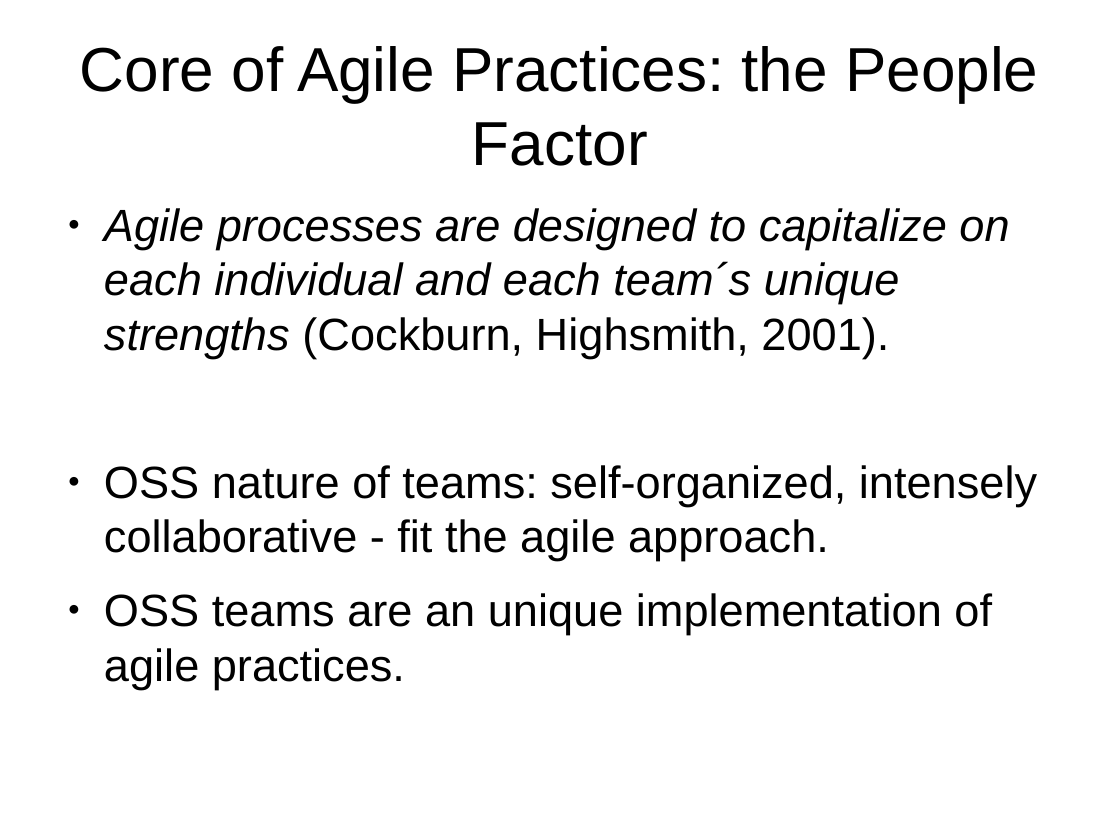
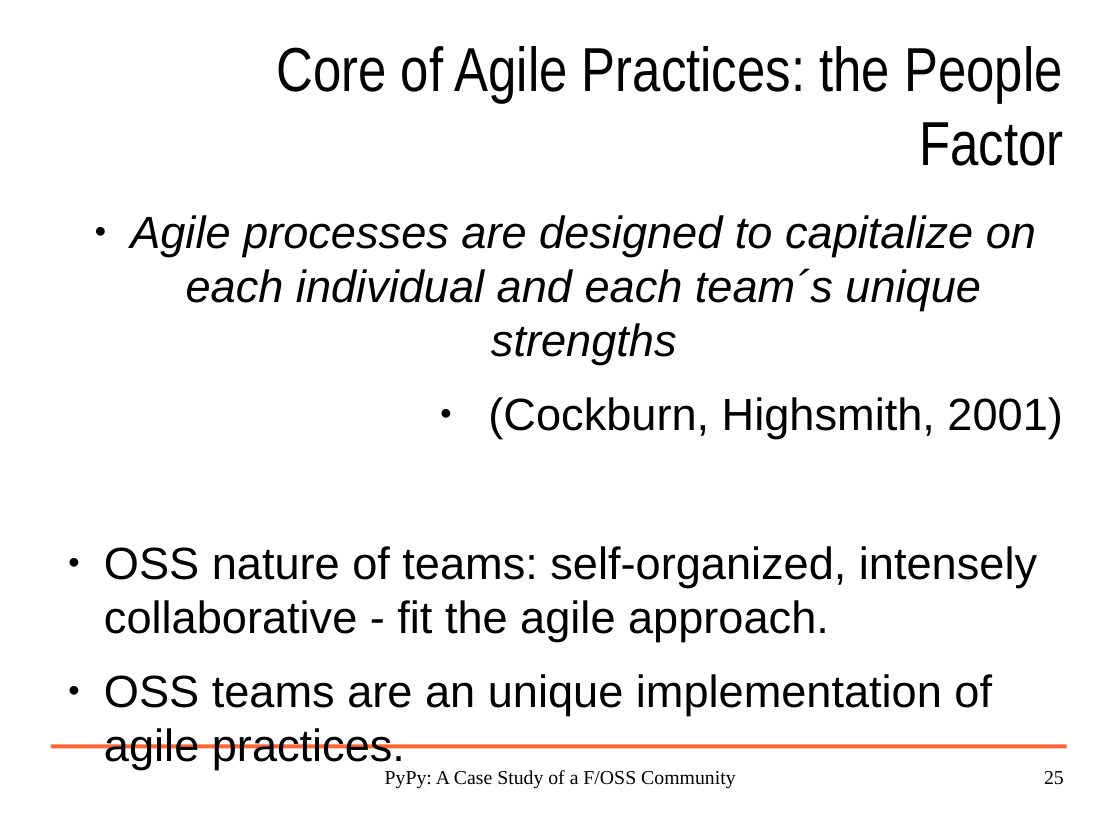
Before and after one commit to wdv4758h/pypy-extradoc, a slide deck: slide 25 of talk/pypy_euworkshop_2005-12-08/pypy-brussels-2005-12-08.odp (slide 20 before the commit). Drawn at 1120x840 pixels with LibreOffice and Linux fonts; fonts in the diff are those of the drawing; background and template pictures are left out. Boxes give left, top, right and bottom in pixels: in the first picture for what was removed or moved away, otherwise in the second. Text is boxed around its words. In the diff, an @@ line names an element or a change of style, - is before the commit and + after.

```diff
--- a/talk/pypy_euworkshop_2005-12-08/pypy-brussels-2005-12-08.odp
+++ b/talk/pypy_euworkshop_2005-12-08/pypy-brussels-2005-12-08.odp
@@ title "Core of Agile Practices: the ...": place and size @@
-title "Core of Agile Practices: the ..." at bbox=[80, 46, 1038, 166]
+title "Core of Agile Practices: the ..." at bbox=[276, 46, 1063, 166]
@@ title "Core of Agile Practices: the ..." at bbox=[276, 46, 1063, 166]: font Arial to Arial Narrow; alignment centre to right @@
@@ text "Agile processes are designed to ...": place and size @@
-text "Agile processes are designed to ..." at bbox=[104, 208, 1037, 689]
+text "Agile processes are designed to ..." at bbox=[104, 215, 1062, 770]
@@ text at bbox=[130, 215, 1062, 439]: text changed @@
-● Agile processes are designed to capitalize on each individual and each team´s unique strengths (Cockburn, Highsmith, 2001).
+● Agile processes are designed to capitalize on each individual and each team´s unique strengths
+● (Cockburn, Highsmith, 2001)
@@ line added from (51, 747) to (1067, 747), #FF6633 2.89 pt @@
@@ text added at bbox=[385, 770, 736, 789], 14 pt, text #000000 @@
+PyPy: A Case Study of a F/OSS Community
@@ page number added at bbox=[1044, 771, 1064, 785], 14 pt, text #000000 @@
+25
```
Also in this commit, not shown: 23 other slides changed, 11 slides added, 4 slides removed, 1 other file.
